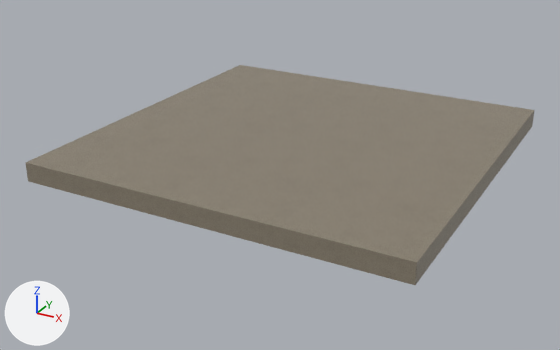
What one commit did to the FBX model Assets/Meshes/House1/Floors/Floor_4x4.fbx.
Both versions are drawn from a 50 mm camera at (3.54, -6.93, 3.13) aimed at (-0.14, -0.24, -0.22). The axes (+X, +Y, +Z) are drawn at lower left. The lights are the same throughout.

Objects in the first picture: 'Floor_4x4'.
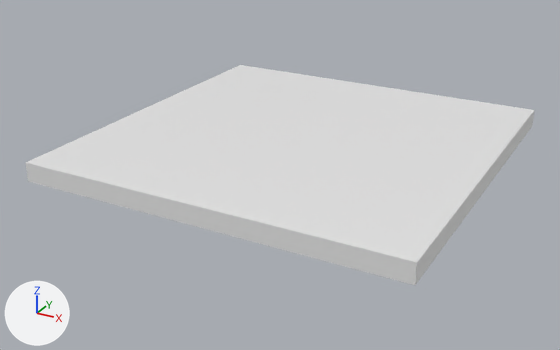
The change, as JSON lines over the scene's bpy script:
```json
{"op": "add", "block": "mat_top", "code": ["mat_top = principled_material('Top')", "mat_top.base_color = (0.8, 0.8, 0.8)  # white #e7e7e7", "mat_top.roughness = 0.4"]}
{"op": "add", "block": "mat_bottom", "code": ["mat_bottom = principled_material('Bottom')", "mat_bottom.base_color = (0.8, 0.8, 0.8)  # white #e7e7e7"]}
{"block": "me_cube_001", "where": "me_cube_001.from_pydata(...)  # 50 vertices, 48 faces; spans x -2.0..2.0, y -2.0..2.0, z 0.0..0.2"}
{"block": "me_cube_001", "where": "# used by ob_floor_4x4; location = (0.0, 0.0, 0.0)"}
{"block": "me_cube_001", "change": "me_cube_001 part 1: all 16 faces centred in x -1.5..1.5, y -1.5..1.5, z 0.2 switch from mat_material (picture img_texturescom_fabric_carpet_1k_albedo_tif) to mat_top (white #e7e7e7)"}
{"block": "me_cube_001", "change": "me_cube_001 part 2: all 32 faces centred in x -2.0..2.0, y -2.0..2.0, z 0.0..0.1 switch from mat_material (picture img_texturescom_fabric_carpet_1k_albedo_tif) to mat_bottom (white #e7e7e7)"}
```

Changed parts and their boxes (x1, y1, x2, y2) in the pictures (560 x 350 px):
```json
{"part": 1, "of": "me_cube_001", "change": "recoloured", "before": [26, 65, 534, 262], "after": [26, 65, 534, 262], "on screen": "grey to white"}
{"part": 2, "of": "me_cube_001", "change": "recoloured", "before": [26, 111, 534, 285], "after": [26, 111, 534, 285], "on screen": "brown to grey"}
```
